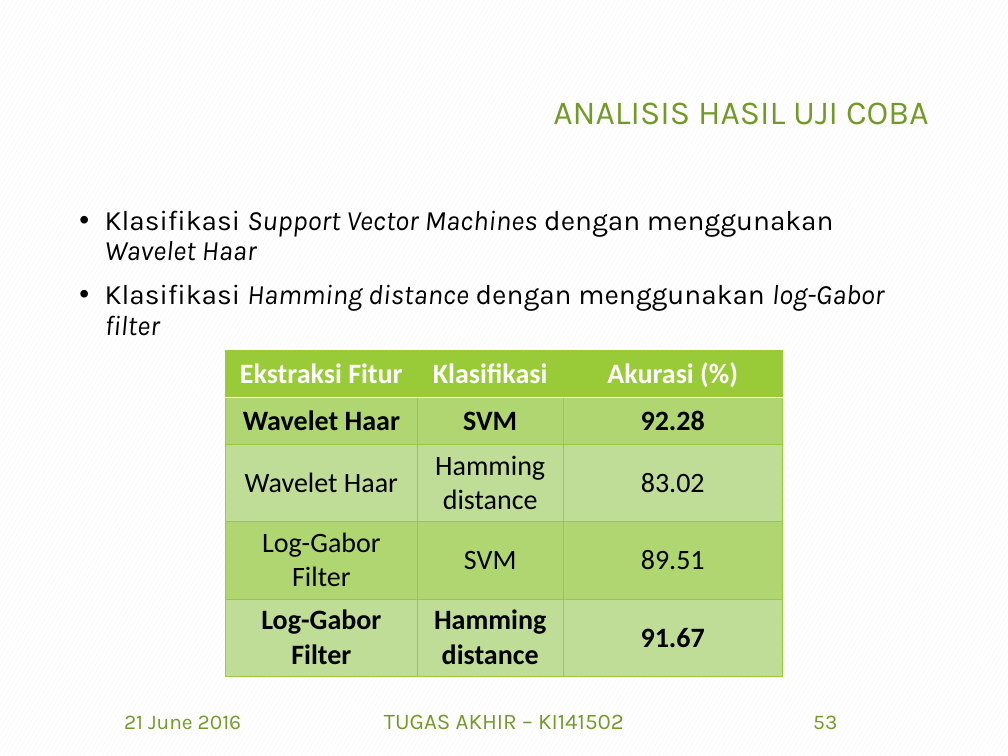
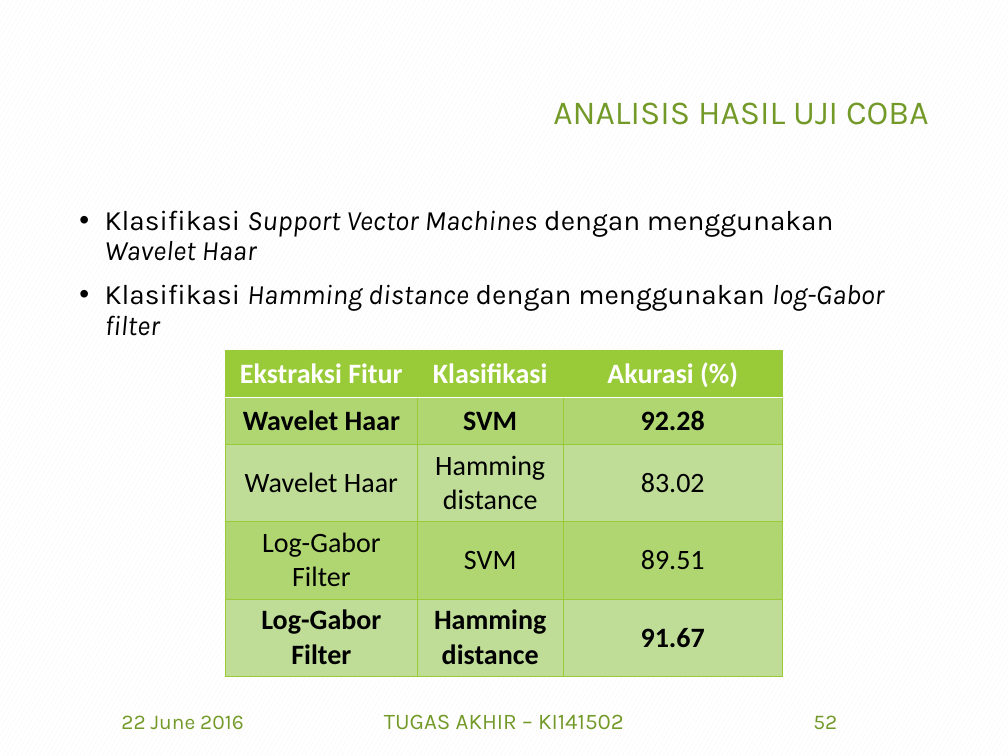
Before and after one commit to afdhalbasith/TA, a slide deck: slide 52 of SiapSidang/5112100153_Afdhal B.pptx (slide 53 before the commit). Drawn at 1008x756 pixels with LibreOffice and Linux fonts; fonts in the diff are those of the drawing; background and template pictures are left out. Boxes give left, top, right and bottom in pixels: in the first picture for what was removed or moved away, otherwise in the second. Text is boxed around its words. In the diff, an @@ line names an element or a change of style, - is before the commit and + after.

```diff
--- a/SiapSidang/5112100153_Afdhal B.pptx
+++ b/SiapSidang/5112100153_Afdhal B.pptx
@@ text at [121,715,244,730]: text changed @@
-21 June 2016
+22 June 2016
@@ page number at [813,715,837,729]: text changed @@
-53
+52
```
Also in this commit, not shown: 86 other slides changed.
